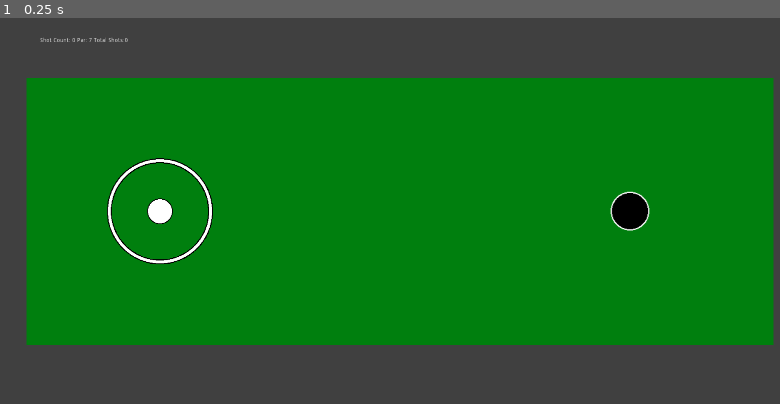
Above: before the commit, frame 1.
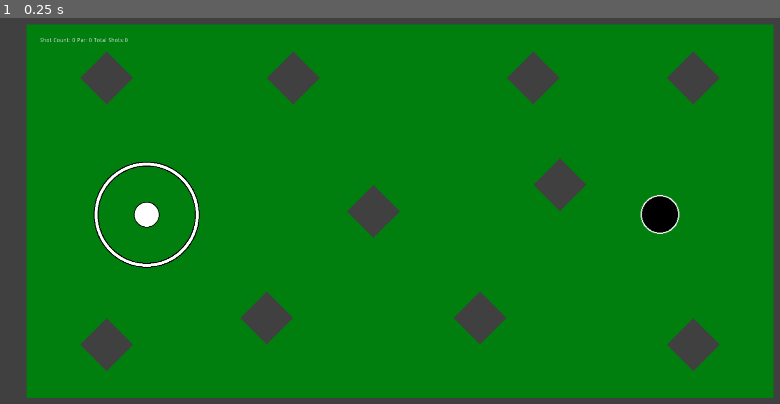
Above: after the commit, the same moment.

Repository: Beetron/2dgolf
Game: Godot game, scene res://Level I.tscn
The game is run twice, just before and just after one commit, with the same random seed, the same clock (stepped at 60 frames per second) and the same inputs. Before the commit the project starts from res://Level A.tscn.
Inputs:
- Up to frame 1 (0.25 s): no input

The runs differ from the first frame. In frame 1, 31% of the frame differs, in the area x 3-100%, y 1-99%.

Commit message:
Added scoredboard

Diff:
--- /dev/null
+++ b/Game Over.tscn
@@ -0,0 +1,12 @@
+[gd_scene load_steps=2 format=2]
+
+[ext_resource path="res://Scorecard.tscn" type="PackedScene" id=8]
+
+[node name="Main" type="Node"]
+
+[node name="World" type="Node" parent="."]
+
+[node name="Scorecard" parent="World" instance=ExtResource( 8 )]
+margin_left = 683.0
+margin_top = 384.0
+margin_bottom = 7.56006
--- /dev/null
+++ b/GridContainer.gd
@@ -0,0 +1,4 @@
+extends GridContainer
+
+func _ready():
+	pass
--- a/Level A.tscn
+++ b/Level A.tscn
@@ -7,6 +7,7 @@
 [ext_resource path="res://GUI.tscn" type="PackedScene" id=5]
 [ext_resource path="res://grasstilemap.png" type="Texture" id=6]
 [ext_resource path="res://walltilemap.png" type="Texture" id=7]
+[ext_resource path="res://Scorecard.tscn" type="PackedScene" id=8]
 
 [sub_resource type="TileSet" id=1]
 0/name = "Green"
@@ -147,8 +148,18 @@
 "_edit_lock_": true
 }
 
+[node name="Scorecard" parent="World" instance=ExtResource( 8 )]
+visible = false
+margin_left = 683.0
+margin_top = 384.0
+margin_bottom = 7.56006
+
+[node name="ScoreCardTimer" type="Timer" parent="World"]
+wait_time = 4.0
+
 [node name="GUI" parent="." instance=ExtResource( 5 )]
 [connection signal="shotCountChanged" from="World/Player/Ball" to="GUI" method="_on_Ball_shotCountChanged"]
 [connection signal="body_shape_entered" from="World/Hole" to="World" method="_on_Hole_body_shape_entered"]
+[connection signal="timeout" from="World/ScoreCardTimer" to="World" method="_on_ScoreCardTimer_timeout"]
 
 [editable path="World/Player/Ball"]
--- a/Level B.tscn
+++ b/Level B.tscn
@@ -7,6 +7,7 @@
 [ext_resource path="res://World_B.gd" type="Script" id=5]
 [ext_resource path="res://grasstilemap.png" type="Texture" id=6]
 [ext_resource path="res://GUI.tscn" type="PackedScene" id=7]
+[ext_resource path="res://Scorecard.tscn" type="PackedScene" id=8]
 
 [sub_resource type="TileSet" id=1]
 0/name = "Green"
@@ -70,7 +71,17 @@
 }
 
 [node name="GUI" parent="World" instance=ExtResource( 7 )]
+
+[node name="Scorecard" parent="World" instance=ExtResource( 8 )]
+visible = false
+margin_left = 683.0
+margin_top = 384.0
+margin_bottom = 7.56006
+
+[node name="ScoreCardTimer" type="Timer" parent="World"]
+wait_time = 4.0
 [connection signal="shotCountChanged" from="World/Player/Ball" to="World/GUI" method="_on_Ball_shotCountChanged"]
 [connection signal="body_shape_entered" from="World/Hole" to="World" method="_on_Hole_body_shape_entered"]
+[connection signal="timeout" from="World/ScoreCardTimer" to="World" method="_on_ScoreCardTimer_timeout"]
 
 [editable path="World/Player/Ball"]
--- a/Level C.tscn
+++ b/Level C.tscn
@@ -7,6 +7,7 @@
 [ext_resource path="res://World_C.gd" type="Script" id=5]
 [ext_resource path="res://grasstilemap.png" type="Texture" id=6]
 [ext_resource path="res://GUI.tscn" type="PackedScene" id=7]
+[ext_resource path="res://Scorecard.tscn" type="PackedScene" id=8]
 
 [sub_resource type="TileSet" id=1]
 0/name = "Green"
@@ -69,7 +70,17 @@
 }
 
 [node name="GUI" parent="World" instance=ExtResource( 7 )]
+
+[node name="Scorecard" parent="World" instance=ExtResource( 8 )]
+visible = false
+margin_left = 683.0
+margin_top = 384.0
+margin_bottom = 7.56006
+
+[node name="ScoreCardTimer" type="Timer" parent="World"]
+wait_time = 4.0
 [connection signal="shotCountChanged" from="World/Player/Ball" to="World/GUI" method="_on_Ball_shotCountChanged"]
 [connection signal="body_shape_entered" from="World/Hole" to="World" method="_on_Hole_body_shape_entered"]
+[connection signal="timeout" from="World/ScoreCardTimer" to="World" method="_on_ScoreCardTimer_timeout"]
 
 [editable path="World/Player/Ball"]
--- a/Level D.tscn
+++ b/Level D.tscn
@@ -8,6 +8,7 @@
 [ext_resource path="res://grasstilemap.png" type="Texture" id=6]
 [ext_resource path="res://Walls.tres" type="TileSet" id=7]
 [ext_resource path="res://GUI.tscn" type="PackedScene" id=8]
+[ext_resource path="res://Scorecard.tscn" type="PackedScene" id=9]
 
 [sub_resource type="TileSet" id=1]
 0/name = "Green"
@@ -74,8 +75,18 @@
 }
 
 [node name="GUI" parent="World" instance=ExtResource( 8 )]
+
+[node name="Scorecard" parent="World" instance=ExtResource( 9 )]
+visible = false
+margin_left = 683.0
+margin_top = 384.0
+margin_bottom = 7.56006
+
+[node name="ScoreCardTimer" type="Timer" parent="World"]
+wait_time = 4.0
 [connection signal="shotCountChanged" from="World/Player/Ball" to="World/GUI" method="_on_Ball_shotCountChanged"]
 [connection signal="body_shape_entered" from="World/Hole" to="World" method="_on_Hole_body_shape_entered"]
 [connection signal="body_shape_entered" from="World/OutOfBounds" to="World" method="_on_OutOfBounds_body_shape_entered"]
+[connection signal="timeout" from="World/ScoreCardTimer" to="World" method="_on_ScoreCardTimer_timeout"]
 
 [editable path="World/Player/Ball"]
--- a/Level E.tscn
+++ b/Level E.tscn
@@ -7,6 +7,7 @@
 [ext_resource path="res://GUI.tscn" type="PackedScene" id=5]
 [ext_resource path="res://grasstilemap.png" type="Texture" id=6]
 [ext_resource path="res://walltilemap.png" type="Texture" id=7]
+[ext_resource path="res://Scorecard.tscn" type="PackedScene" id=8]
 
 [sub_resource type="TileSet" id=1]
 0/name = "Green"
@@ -147,6 +148,15 @@
 }
 
 [node name="GUI" parent="World" instance=ExtResource( 5 )]
+
+[node name="Scorecard" parent="World" instance=ExtResource( 8 )]
+visible = false
+margin_left = 683.0
+margin_top = 384.0
+margin_bottom = 7.56006
+
+[node name="ScoreCardTimer" type="Timer" parent="World"]
+wait_time = 4.0
 [connection signal="shotCountChanged" from="World/Player/Ball" to="World/GUI" method="_on_Ball_shotCountChanged"]
 [connection signal="body_shape_entered" from="World/Hole" to="World" method="_on_Hole_body_shape_entered"]
 
--- a/Level F.tscn
+++ b/Level F.tscn
@@ -7,6 +7,7 @@
 [ext_resource path="res://GUI.tscn" type="PackedScene" id=5]
 [ext_resource path="res://grasstilemap.png" type="Texture" id=6]
 [ext_resource path="res://walltilemap.png" type="Texture" id=7]
+[ext_resource path="res://Scorecard.tscn" type="PackedScene" id=8]
 
 [sub_resource type="TileSet" id=1]
 0/name = "Green"
@@ -148,7 +149,23 @@
 }
 
 [node name="GUI" parent="World" instance=ExtResource( 5 )]
+
+[node name="Scorecard" type="Control" parent="World" instance=ExtResource( 8 )]
+visible = false
+anchor_right = 1.0
+anchor_bottom = 0.993
+margin_left = 683.0
+margin_top = 384.0
+margin_right = 1.0
+margin_bottom = 7.56006
+__meta__ = {
+"_edit_use_anchors_": false
+}
+
+[node name="ScoreCardTimer" type="Timer" parent="World"]
+wait_time = 4.0
 [connection signal="shotCountChanged" from="World/Player/Ball" to="World/GUI" method="_on_Ball_shotCountChanged"]
 [connection signal="body_shape_entered" from="World/Hole" to="World" method="_on_Hole_body_shape_entered"]
+[connection signal="timeout" from="World/ScoreCardTimer" to="World" method="_on_ScoreCardTimer_timeout"]
 
 [editable path="World/Player/Ball"]
--- a/Level G.tscn
+++ b/Level G.tscn
@@ -8,6 +8,7 @@
 [ext_resource path="res://grasstilemap.png" type="Texture" id=6]
 [ext_resource path="res://walltilemap.png" type="Texture" id=7]
 [ext_resource path="res://GUI.tscn" type="PackedScene" id=8]
+[ext_resource path="res://Scorecard.tscn" type="PackedScene" id=9]
 
 [sub_resource type="TileSet" id=1]
 0/name = "Green"
@@ -157,9 +158,19 @@
 }
 
 [node name="GUI" parent="World" instance=ExtResource( 8 )]
+
+[node name="Scorecard" parent="World" instance=ExtResource( 9 )]
+visible = false
+margin_left = 683.0
+margin_top = 384.0
+margin_bottom = 7.56006
+
+[node name="ScoreCardTimer" type="Timer" parent="World"]
+wait_time = 4.0
 [connection signal="shotCountChanged" from="World/Player/Ball" to="World/GUI" method="_on_Ball_shotCountChanged"]
 [connection signal="body_shape_entered" from="World/Hole" to="World" method="_on_Hole_body_shape_entered"]
 [connection signal="body_shape_entered" from="World/OutOfBounds" to="World" method="_on_OutOfBounds_body_shape_entered"]
 [connection signal="body_shape_entered" from="World/OutOfBounds2" to="World" method="_on_OutOfBounds_body_shape_entered"]
+[connection signal="timeout" from="World/ScoreCardTimer" to="World" method="_on_ScoreCardTimer_timeout"]
 
 [editable path="World/Player/Ball"]
--- a/Level H.tscn
+++ b/Level H.tscn
@@ -7,6 +7,7 @@
 [ext_resource path="res://GUI.tscn" type="PackedScene" id=5]
 [ext_resource path="res://grasstilemap.png" type="Texture" id=6]
 [ext_resource path="res://walltilemap.png" type="Texture" id=7]
+[ext_resource path="res://Scorecard.tscn" type="PackedScene" id=8]
 
 [sub_resource type="TileSet" id=1]
 0/name = "Green"
@@ -148,7 +149,17 @@
 }
 
 [node name="GUI" parent="World" instance=ExtResource( 5 )]
+
+[node name="Scorecard" parent="World" instance=ExtResource( 8 )]
+visible = false
+margin_left = 683.0
+margin_top = 384.0
+margin_bottom = 7.56006
+
+[node name="ScoreCardTimer" type="Timer" parent="World"]
+wait_time = 4.0
 [connection signal="shotCountChanged" from="World/Player/Ball" to="World/GUI" method="_on_Ball_shotCountChanged"]
 [connection signal="body_shape_entered" from="World/Hole" to="World" method="_on_Hole_body_shape_entered"]
+[connection signal="timeout" from="World/ScoreCardTimer" to="World" method="_on_ScoreCardTimer_timeout"]
 
 [editable path="World/Player/Ball"]
--- a/Level I.tscn
+++ b/Level I.tscn
@@ -7,6 +7,7 @@
 [ext_resource path="res://World I.gd" type="Script" id=5]
 [ext_resource path="res://grasstilemap.png" type="Texture" id=6]
 [ext_resource path="res://walltilemap.png" type="Texture" id=7]
+[ext_resource path="res://Scorecard.tscn" type="PackedScene" id=8]
 
 [sub_resource type="TileSet" id=1]
 0/name = "Green"
@@ -148,7 +149,17 @@
 }
 
 [node name="GUI" parent="World" instance=ExtResource( 3 )]
+
+[node name="Scorecard" parent="World" instance=ExtResource( 8 )]
+visible = false
+margin_left = 683.0
+margin_top = 384.0
+margin_bottom = 7.56006
+
+[node name="ScoreCardTimer" type="Timer" parent="World"]
+wait_time = 4.0
 [connection signal="shotCountChanged" from="World/Player/Ball" to="World/GUI" method="_on_Ball_shotCountChanged"]
 [connection signal="body_shape_entered" from="World/Hole" to="World" method="_on_Hole_body_shape_entered"]
+[connection signal="timeout" from="World/ScoreCardTimer" to="World" method="_on_ScoreCardTimer_timeout"]
 
 [editable path="World/Player/Ball"]
--- /dev/null
+++ b/Scorecard.tscn
@@ -0,0 +1,221 @@
+[gd_scene format=2]
+
+[node name="Scorecard" type="Control"]
+anchor_right = 1.0
+anchor_bottom = 0.993
+margin_right = 1.0
+margin_bottom = 7.55994
+__meta__ = {
+"_edit_use_anchors_": false
+}
+
+[node name="PanelContainer" type="PanelContainer" parent="."]
+margin_right = 14.0
+margin_bottom = 14.0
+
+[node name="GridContainer" type="GridContainer" parent="PanelContainer"]
+margin_left = 7.0
+margin_top = 7.0
+margin_right = 185.0
+margin_bottom = 57.0
+columns = 11
+__meta__ = {
+"_edit_use_anchors_": false
+}
+
+[node name="Hole" type="Label" parent="PanelContainer/GridContainer"]
+margin_right = 35.0
+margin_bottom = 14.0
+text = "Hole"
+
+[node name="1" type="Label" parent="PanelContainer/GridContainer"]
+margin_left = 39.0
+margin_right = 47.0
+margin_bottom = 14.0
+text = "1"
+
+[node name="2" type="Label" parent="PanelContainer/GridContainer"]
+margin_left = 51.0
+margin_right = 59.0
+margin_bottom = 14.0
+text = "2"
+
+[node name="3" type="Label" parent="PanelContainer/GridContainer"]
+margin_left = 63.0
+margin_right = 71.0
+margin_bottom = 14.0
+text = "3"
+
+[node name="4" type="Label" parent="PanelContainer/GridContainer"]
+margin_left = 75.0
+margin_right = 83.0
+margin_bottom = 14.0
+text = "4"
+
+[node name="5" type="Label" parent="PanelContainer/GridContainer"]
+margin_left = 87.0
+margin_right = 95.0
+margin_bottom = 14.0
+text = "5"
+
+[node name="6" type="Label" parent="PanelContainer/GridContainer"]
+margin_left = 99.0
+margin_right = 107.0
+margin_bottom = 14.0
+text = "6"
+
+[node name="7" type="Label" parent="PanelContainer/GridContainer"]
+margin_left = 111.0
+margin_right = 119.0
+margin_bottom = 14.0
+text = "7"
+
+[node name="8" type="Label" parent="PanelContainer/GridContainer"]
+margin_left = 123.0
+margin_right = 131.0
+margin_bottom = 14.0
+text = "8"
+
+[node name="9" type="Label" parent="PanelContainer/GridContainer"]
+margin_left = 135.0
+margin_right = 143.0
+margin_bottom = 14.0
+text = "9"
+
+[node name="Total" type="Label" parent="PanelContainer/GridContainer"]
+margin_left = 147.0
+margin_right = 178.0
+margin_bottom = 14.0
+text = "Total"
+
+[node name="Par" type="Label" parent="PanelContainer/GridContainer"]
+margin_top = 18.0
+margin_right = 35.0
+margin_bottom = 32.0
+text = "Par"
+
+[node name="Par 1" type="Label" parent="PanelContainer/GridContainer"]
+margin_left = 39.0
+margin_top = 18.0
+margin_right = 47.0
+margin_bottom = 32.0
+
+[node name="Par 2" type="Label" parent="PanelContainer/GridContainer"]
+margin_left = 51.0
+margin_top = 18.0
+margin_right = 59.0
+margin_bottom = 32.0
+
+[node name="Par 3" type="Label" parent="PanelContainer/GridContainer"]
+margin_left = 63.0
+margin_top = 18.0
+margin_right = 71.0
+margin_bottom = 32.0
+
+[node name="Par 4" type="Label" parent="PanelContainer/GridContainer"]
+margin_left = 75.0
+margin_top = 18.0
+margin_right = 83.0
+margin_bottom = 32.0
+
+[node name="Par 5" type="Label" parent="PanelContainer/GridContainer"]
+margin_left = 87.0
+margin_top = 18.0
+margin_right = 95.0
+margin_bottom = 32.0
+
+[node name="Par 6" type="Label" parent="PanelContainer/GridContainer"]
+margin_left = 99.0
+margin_top = 18.0
+margin_right = 107.0
+margin_bottom = 32.0
+
+[node name="Par 7" type="Label" parent="PanelContainer/GridContainer"]
+margin_left = 111.0
+margin_top = 18.0
+margin_right = 119.0
+margin_bottom = 32.0
+
+[node name="Par 8" type="Label" parent="PanelContainer/GridContainer"]
+margin_left = 123.0
+margin_top = 18.0
+margin_right = 131.0
+margin_bottom = 32.0
+
+[node name="Par 9" type="Label" parent="PanelContainer/GridContainer"]
+margin_left = 135.0
+margin_top = 18.0
+margin_right = 143.0
+margin_bottom = 32.0
+
+[node name="Total Par" type="Label" parent="PanelContainer/GridContainer"]
+margin_left = 147.0
+margin_top = 18.0
+margin_right = 178.0
+margin_bottom = 32.0
+
+[node name="Shots" type="Label" parent="PanelContainer/GridContainer"]
+margin_top = 36.0
+margin_right = 35.0
+margin_bottom = 50.0
+text = "Shots"
+
+[node name="Shots 1" type="Label" parent="PanelContainer/GridContainer"]
+margin_left = 39.0
+margin_top = 36.0
+margin_right = 47.0
+margin_bottom = 50.0
+
+[node name="Shots 2" type="Label" parent="PanelContainer/GridContainer"]
+margin_left = 51.0
+margin_top = 36.0
+margin_right = 59.0
+margin_bottom = 50.0
+
+[node name="Shots 3" type="Label" parent="PanelContainer/GridContainer"]
+margin_left = 63.0
+margin_top = 36.0
+margin_right = 71.0
+margin_bottom = 50.0
+
+[node name="Shots 4" type="Label" parent="PanelContainer/GridContainer"]
+margin_left = 75.0
+margin_top = 36.0
+margin_right = 83.0
+margin_bottom = 50.0
+
+[node name="Shots 5" type="Label" parent="PanelContainer/GridContainer"]
+margin_left = 87.0
+margin_top = 36.0
+margin_right = 95.0
+margin_bottom = 50.0
+
+[node name="Shots 6" type="Label" parent="PanelContainer/GridContainer"]
+margin_left = 99.0
+margin_top = 36.0
+margin_right = 107.0
+margin_bottom = 50.0
+
+[node name="Shots 7" type="Label" parent="PanelContainer/GridContainer"]
+margin_left = 111.0
+margin_top = 36.0
+margin_right = 119.0
+margin_bottom = 50.0
+
+[node name="Shots 8" type="Label" parent="PanelContainer/GridContainer"]
+margin_left = 123.0
+margin_top = 36.0
+margin_right = 131.0
+margin_bottom = 50.0
+
+[node name="Shots 9" type="Label" parent="PanelContainer/GridContainer"]
+margin_left = 135.0
+margin_top = 36.0
+margin_right = 143.0
+margin_bottom = 50.0
+
+[node name="Total Shots" type="Label" parent="PanelContainer/GridContainer"]
+margin_left = 147.0
+margin_top = 36.0
+margin_right = 178.0
+margin_bottom = 50.0
--- a/World I.gd
+++ b/World I.gd
@@ -4,4 +4,5 @@
 
 func change_level():
 	#game over
+	get_tree().change_scene("res://Game Over.tscn")
 	return
--- a/World.gd
+++ b/World.gd
@@ -2,6 +2,8 @@
 
 onready var winLabel = $"Player/Ball/WinLabel"
 onready var deadzoneLabel = $"Player/Ball/DeadzoneLabel"
+
+var timer
 
 # Called when the node enters the scene tree for the first time.
 func _ready():
@@ -20,11 +22,16 @@
 
 func _on_Hole_body_shape_entered(body_id, body, body_shape, area_shape):
 	if(body.name == "Ball"):
-		#winLabel.visible = true
-		change_level()
-		return
+		#start timer
+		get_node("ScoreCardTimer").start()
+		#show scorecard
+		get_node("Scorecard").visible = true
 	return
 
 func change_level():
 	get_node("Player/Ball").shotCount = 0
 	pass
+
+func _on_ScoreCardTimer_timeout():
+	change_level()
+	return
--- a/project.godot
+++ b/project.godot
@@ -16,7 +16,7 @@
 [application]
 
 config/name="2D Golf"
-run/main_scene="res://Level A.tscn"
+run/main_scene="res://Level I.tscn"
 config/icon="res://icon.png"
 
 [autoload]
Not shown: 1 places in Level A.tscn that only renumber resources
Not shown: 1 places in Level B.tscn that only renumber resources
Not shown: 1 places in Level C.tscn that only renumber resources
Not shown: 1 places in Level D.tscn that only renumber resources
Not shown: 1 places in Level E.tscn that only renumber resources
Not shown: 1 places in Level F.tscn that only renumber resources
Not shown: 1 places in Level G.tscn that only renumber resources
Not shown: 1 places in Level H.tscn that only renumber resources
Not shown: 1 places in Level I.tscn that only renumber resources
